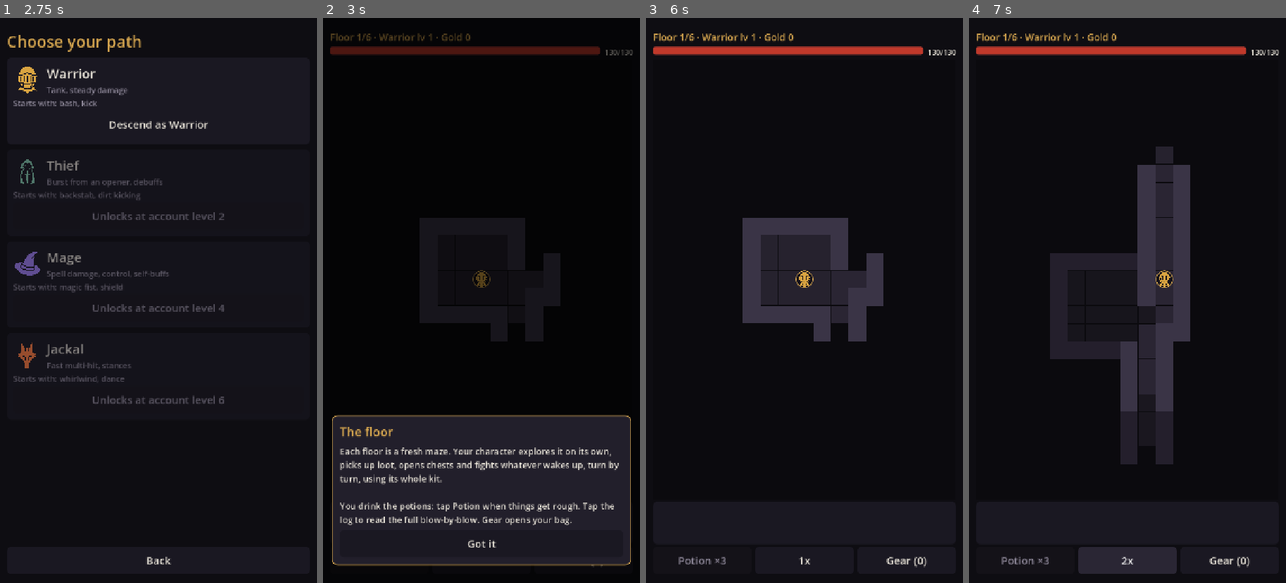
Above: before the commit, frames 1-4 (left to right).
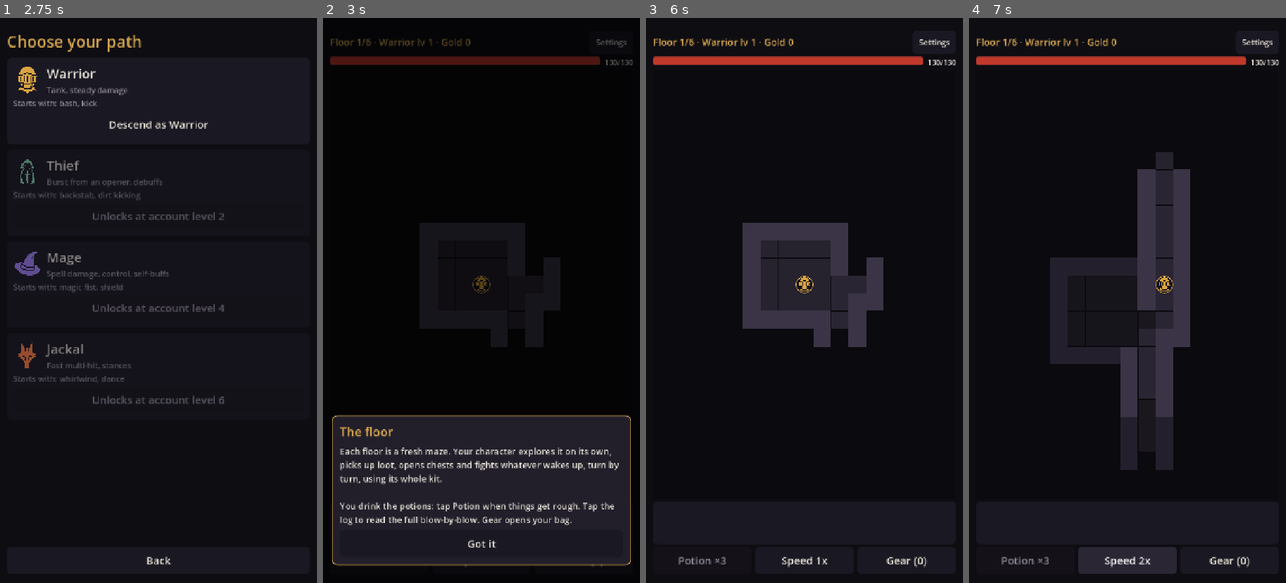
Above: after the commit, the same moments.

Repository: Dionyz/downward-spiral
Game: Godot game, scene res://game/scenes/title.tscn
The game is run twice, just before and just after one commit, with the same random seed, the same clock (stepped at 60 frames per second) and the same inputs.
Inputs (mouse positions are in pixels of both pictures, inside the frame that each line leads up to):
- Up to frame 1 (2.75 s): click "New Run" at 0.5 s; click "Descend as Warrior" at 1.25 s; click "Got it" at 2 s
- Up to frame 2 (3 s): click "Descend as Warrior" at 2.75 s
- Up to frame 3 (6 s): click (934, 40) at 3.5 s, where only the run after the commit has a clickable "Settings"; click "1x" (after the commit: "Speed 1x") at 4.25 s; click "Gear (0)" at 5 s; click "Got it" at 5.75 s
- Up to frame 4 (7 s): click "1x" (after the commit: "Speed 1x") at 6.5 s

Frame 1 is identical in both runs. In frame 2, 3.4% of the frame differs, in the area x 2-98%, y 2-98%; in frame 3, 4.7%; in frame 4, 4.9%.

Commit message:
Settings in-run, speed label, 1x at low HP, charge animation fix, less regen, compact gear stats, live boon numbers
Co-Authored-By: Claude Opus 5.5 <noreply@anthropic.com>
Claude-Session: https://claude.ai/code/session_01AsmWRjk6giXVQVcH74xW3C

Diff:
--- a/game/core/run_state.gd
+++ b/game/core/run_state.gd
@@ -497,6 +497,29 @@
 	return boons.count(id)
 
 
+## Boon text with live numbers for this character ({zap}, {poison}, ... in boons.json).
+func boon_desc(id: String) -> String:
+	var t := str(data.boons.get(id, {}).get("desc", ""))
+	if not t.contains("{"):
+		return t
+	var p: Combatant = world.player if world != null and world.player != null else make_player()
+	var ml := p.mud_level
+	var foe_hp := 0
+	if world != null:
+		for m in world.monsters:
+			foe_hp = maxi(foe_hp, int(m["c"].max_hp)) if not m["boss"] and not m["elite"] else foe_hp
+	return t.format({
+		"zap": "%d-%d" % [3, 6 + ml],
+		"poison": str(maxi(2, DSStats.idiv(ml, 4))),
+		"boom": str(maxi(1, DSStats.idiv(foe_hp * 20, 100))),
+		"kill_heal": str(DSStats.idiv(p.max_hp * 8, 100)),
+		"regen": str(maxi(1, DSStats.idiv(p.max_hp, 100))),
+		"thorns": str(maxi(1, DSStats.idiv(ml, 5))),
+		"half": str(DSStats.idiv(p.max_hp, 2)),
+		"thick": str(DSStats.idiv(p.max_hp, 10)),
+	})
+
+
 func boon_max(id: String) -> int:
 	return int(data.boons.get(id, {}).get("max", 1))
 
--- a/game/data/balance.json
+++ b/game/data/balance.json
@@ -96,7 +96,7 @@
   "monsters_per_floor": 1.5,
   "sight": 7,
   "combat_radius": 9,
-  "regen_every": 3,
+  "regen_every": 15,
   "shrine2_pct": 40
  },
  "ability_range": {
--- a/game/data/boons.json
+++ b/game/data/boons.json
@@ -1,5 +1,5 @@
 {
- "_note": "Boons change how fights work. `refs` names the ab …(261 unchanged characters)… , skill_bonus, run (read by DSRunState).",
+ "_note": "Boons change how fights work. `refs` names the ab …(261 unchanged characters)… , skill_bonus, run (read by DSRunState). desc may hold {tokens} filled in with live numbers by DSRunState.boon_desc().",
  "boons": {
   "concussive_bash": {
    "name": "Concussive Bash",
@@ -248,7 +248,7 @@
   },
   "thick_blood": {
    "name": "Thick Blood",
-   "desc": "+10% max HP.",
+   "desc": "+10% max HP (+{thick} HP).",
    "lines": [],
    "refs": [
     "hp"
@@ -322,7 +322,7 @@
   },
   "spiked_hide": {
    "name": "Spiked Hide",
-   "desc": "Enemies that hit you in melee take damage back.",
+   "desc": "Enemies that hit you in melee take {thorns} damage back.",
    "lines": [],
    "refs": [
     "damage"
@@ -457,7 +457,7 @@
   },
   "bloodlust": {
    "name": "Bloodlust",
-   "desc": "Every kill heals 8% of your max HP.",
+   "desc": "Every kill heals 8% of your max HP ({kill_heal} HP).",
    "lines": [],
    "refs": [
     "hp"
@@ -499,7 +499,7 @@
   },
   "static_charge": {
    "name": "Static Charge",
-   "desc": "Your hits have a 15% chance to zap a nearby enemy with lightning.",
+   "desc": "Your hits have a 15% chance to zap a nearby enemy for {zap} lightning damage.",
    "lines": [],
    "refs": [
     "damage"
@@ -527,7 +527,7 @@
   },
   "rot_touch": {
    "name": "Rot Touch",
-   "desc": "Your hits have a 15% chance to poison the target.",
+   "desc": "Your hits have a 15% chance to poison the target: {poison} damage a turn for 3 turns.",
    "lines": [],
    "refs": [
     "damage"
@@ -541,7 +541,7 @@
   },
   "volatile": {
    "name": "Volatile",
-   "desc": "Slain enemies explode, dealing 20% of their max HP to enemies next to you.",
+   "desc": "Slain enemies explode, dealing 20% of their max HP to enemies next to you (about {boom} against foes like these).",
    "lines": [],
    "refs": [
     "damage"
@@ -599,7 +599,7 @@
   },
   "troll_blood": {
    "name": "Troll Blood",
-   "desc": "Regenerate 1% of your max HP every turn.",
+   "desc": "Regenerate 1% of your max HP every turn ({regen} HP).",
    "lines": [],
    "refs": [
     "hp"
@@ -613,7 +613,7 @@
   },
   "second_life": {
    "name": "Second Life",
-   "desc": "Once per run, a killing blow leaves you at half HP instead.",
+   "desc": "Once per run, a killing blow leaves you at half HP ({half} HP) instead.",
    "lines": [],
    "refs": [
     "hp"
--- a/game/scenes/dungeon.gd
+++ b/game/scenes/dungeon.gd
@@ -33,8 +33,15 @@
 	run = Game.run
 	var v := UI.screen(self)
 	v.add_theme_constant_override("separation", 6)
+	var top := HBoxContainer.new()
 	header = UI.label("", 22, UI.ACCENT, false)
-	v.add_child(header)
+	header.size_flags_horizontal = Control.SIZE_EXPAND_FILL
+	header.clip_text = true
+	top.add_child(header)
+	var set_btn := UI.button("Settings", _open_settings, 44)
+	set_btn.add_theme_font_size_override("font_size", 18)
+	top.add_child(set_btn)
+	v.add_child(top)
 	var bars := HBoxContainer.new()
 	bars.add_theme_constant_override("separation", 10)
 	var bv := VBoxContainer.new()
@@ -146,12 +153,13 @@
 	if Game.autoplay != "" and run.inventory.size() != bag:
 		DSAutopilot.equip_best(run)
 	grid.set_move_time(_turn_time() * 0.9)
+	grid.sync_tokens()      # move first, so hits animate from where everyone ends up
 	_play(evs)
-	grid.sync_tokens()
 	grid.redraw()
 	_refresh()
 	if run.floor_num != floor_before:
 		grid.setup(run)
+	_check_low_hp()
 	if run.phase == "explore":
 		if _shots_left > 0 and run.world.turn % 40 == 0:
 			_shot("f%d_t%d" % [run.floor_num, run.world.turn], func(): timer.start(_turn_time()))
@@ -244,11 +252,12 @@
 	mana_bar.value = p.mana
 	hp_label.text = "%d/%d" % [maxi(0, p.hp), p.max_hp]
 	pot_hp.text = "Potion ×%d" % int(run.potions.get("hp", 0))
+	pot_hp.add_theme_color_override("font_color", UI.WARN if p.hp_pct() < 30.0 and not pot_hp.disabled else UI.TEXT)
 	pot_hp.disabled = int(run.potions.get("hp", 0)) <= 0 or p.hp >= p.max_hp
 	pot_mp.visible = p.max_mana > 0
 	pot_mp.text = "Mana ×%d" % int(run.potions.get("mp", 0))
 	pot_mp.disabled = int(run.potions.get("mp", 0)) <= 0 or p.mana >= p.max_mana
-	speed_btn.text = "%dx" % int(Game.speed)
+	speed_btn.text = "Speed %dx" % int(Game.speed)
 	gear_btn.text = "Gear (%d)" % run.inventory.size()
 	for c in log_strip.get_children():
 		c.queue_free()
@@ -392,7 +401,7 @@
 		var rk := UI.label(("Rank %d of %d" % [have + 1, mx]) + ("  (stacks)" if have == 0 else "  (upgrade)"), 16, Color("#7fc8a9"))
 		rk.mouse_filter = Control.MOUSE_FILTER_IGNORE
 		col.add_child(rk)
-	var d := UI.label(str(b.get("desc", "")), 19)
+	var d := UI.label(run.boon_desc(id), 19)
 	d.mouse_filter = Control.MOUSE_FILTER_IGNORE
 	col.add_child(d)
 	return btn
@@ -513,6 +522,74 @@
 	Game.save_run()
 
 
+## Dropping under 30% HP slows the game to 1x once, so there's time to reach for a potion.
+## It re-arms when HP climbs back above 50%.
+var _low_hp_armed := true
+
+
+func _check_low_hp() -> void:
+	if run.world == null or Game.autoplay != "":
+		return
+	var pct := run.world.player.hp_pct()
+	if pct >= 50.0:
+		_low_hp_armed = true
+	elif pct < 30.0 and _low_hp_armed and run.world.player.is_alive():
+		_low_hp_armed = false
+		if Game.speed > 1.0:
+			Game.speed = 1.0
+			_recent.append(["Low health! Slowed to 1x.", "#ff7a3d"])
+			grid.float_text(run.world.player.name, "LOW HP", UI.WARN, 20)
+			_refresh()
+
+
+## In-run settings: volume, and a way back to the title (the run is saved).
+func _open_settings() -> void:
+	_paused = true
+	timer.stop()
+	var layer := Control.new()
+	layer.set_anchors_preset(Control.PRESET_FULL_RECT)
+	layer.z_index = 90
+	add_child(layer)
+	var dim := ColorRect.new()
+	dim.color = Color(0, 0, 0, 0.7)
+	dim.set_anchors_preset(Control.PRESET_FULL_RECT)
+	dim.mouse_filter = Control.MOUSE_FILTER_STOP
+	layer.add_child(dim)
+	var m := MarginContainer.new()
+	m.set_anchors_preset(Control.PRESET_FULL_RECT)
+	for side in ["left", "right"]:
+		m.add_theme_constant_override("margin_" + side, 32)
+	layer.add_child(m)
+	var col := VBoxContainer.new()
+	col.alignment = BoxContainer.ALIGNMENT_CENTER
+	m.add_child(col)
+	var card := PanelContainer.new()
+	col.add_child(card)
+	var v := VBoxContainer.new()
+	v.add_theme_constant_override("separation", 14)
+	card.add_child(v)
+	v.add_child(UI.label("Settings", 30, UI.ACCENT))
+	v.add_child(UI.label("Sound volume", 20, UI.DIM))
+	var vol := HSlider.new()
+	vol.min_value = 0.0
+	vol.max_value = 1.0
+	vol.step = 0.05
+	vol.value = float(Game.settings.get("sfx_volume", 0.8))
+	vol.custom_minimum_size = Vector2(0, 48)
+	vol.value_changed.connect(func(x):
+		Game.settings["sfx_volume"] = x
+		Game.save_settings()
+		Game.sfx("hit"))
+	v.add_child(vol)
+	v.add_child(UI.button("Resume", func():
+		layer.queue_free()
+		_paused = false
+		_resume(), 60))
+	v.add_child(UI.button("Save and quit to title", func():
+		Game.save_run()
+		Game.goto("title"), 56))
+
+
 func _toggle_speed() -> void:
 	Game.speed = 1.0 if Game.speed >= 4.0 else Game.speed * 2.0
 	if Game.autoplay == "":
--- a/game/scenes/gear.gd
+++ b/game/scenes/gear.gd
@@ -60,7 +60,7 @@
 func _refresh() -> void:
 	var p := run.make_player()
 	var w = run.items.get("weapon")
-	var dmg := "%d-%d" % [int(w.get("min", 0)), int(w.get("max", 0))] if w != null else "-"
+	var dmg := "%s avg" % Cards._num((int(w.get("min", 0)) + int(w.get("max", 0))) / 2.0) if w != null else "-"
 	summary.text = "HP %d · Weapon %s · Armor %d · Damroll %d · %d boons" % [p.max_hp, dmg, -p.ac, p.damroll, run.boons.size()]
 	bag_label.text = "Bag %d/%d" % [run.inventory.size(), DSRunState.INVENTORY_MAX]
 	for c in equipped_box.get_children():
@@ -82,8 +82,7 @@
 		nm.size_flags_horizontal = Control.SIZE_EXPAND_FILL
 		row.add_child(nm)
 		cv.add_child(row)
-		for line in Cards.compare_lines(run.data, eq, null):
-			cv.add_child(UI.label(line["text"], 18, line["color"]))
+		cv.add_child(Cards.stat_flow(Cards.compare_lines(run.data, eq, null), 18))
 	equipped_box.add_child(card)
 	var items := run.inventory_for(slot)
 	if items.is_empty():
@@ -107,14 +106,15 @@
 	head.add_child(nm)
 	var delta := DSLoot.power(it) - (0 if eq == null else DSLoot.power(eq))
 	head.add_child(UI.label(("+%d" % delta) if delta >= 0 else str(delta), 20, Color("#5fd35f") if delta >= 0 else Color("#ff8c7a"), false))
-	v.add_child(head)
-	v.add_child(UI.label("%s %s · item level %d" % [str(it.get("rarity", "")).capitalize(), slot, int(it.get("ilvl", 1))], 15, UI.DIM))
-	for line in Cards.compare_lines(run.data, it, eq):
-		v.add_child(UI.label(line["text"], 17, line["color"]))
-	v.add_child(UI.button("Equip", func():
+	var eb := UI.button("Equip", func():
 		run.equip_from_inventory(idx)
 		run.messages.clear()
 		Game.save_run()
 		_refresh()
-	, 52))
+	, 48)
+	eb.custom_minimum_size.x = 110
+	head.add_child(eb)
+	v.add_child(head)
+	v.add_child(UI.label("%s · ilvl %d" % [str(it.get("rarity", "")).capitalize(), int(it.get("ilvl", 1))], 15, UI.DIM))
+	v.add_child(Cards.stat_flow(Cards.compare_lines(run.data, it, eq)))
 	return card
--- a/game/ui/cards.gd
+++ b/game/ui/cards.gd
@@ -76,56 +76,84 @@
 	return card
 
 
-## Numbers that matter on an item, as {label: value}, for side-by-side comparison.
-static func item_stats(it) -> Dictionary:
-	var s := {}
+## Numbers that matter on an item, in display order: [[short label, value]].
+## Weapons lead with average damage (what you actually feel), then the range.
+static func item_stats(it) -> Array:
+	var s: Array = []
 	if it == null:
 		return s
 	if it.get("slot") == "weapon":
-		s["Min damage"] = int(it.get("min", 0))
-		s["Max damage"] = int(it.get("max", 0))
+		s.append(["Avg dmg", (int(it.get("min", 0)) + int(it.get("max", 0))) / 2.0])
 	if int(it.get("ac", 0)) != 0:
-		s["Armor (AC)"] = -int(it.get("ac", 0))
+		s.append(["Armor", -int(it.get("ac", 0))])
 	if int(it.get("damroll", 0)) != 0:
-		s["Damroll"] = int(it.get("damroll", 0))
+		s.append(["Damroll", int(it.get("damroll", 0))])
 	if int(it.get("hp", 0)) != 0:
-		s["HP"] = int(it.get("hp", 0))
+		s.append(["HP", int(it.get("hp", 0))])
 	if int(it.get("mana", 0)) != 0:
-		s["Mana"] = int(it.get("mana", 0))
+		s.append(["Mana", int(it.get("mana", 0))])
 	var sb: Dictionary = it.get("skill_bonus", {})
 	for k in sb.keys():
-		s[str(k).capitalize()] = int(sb[k])
+		s.append([str(k).capitalize(), int(sb[k])])
 	return s
 
 
-## Stat-by-stat comparison of `it` against what's equipped: [{text, color}].
-## Green = better than equipped, red = worse, plain = same or new.
+static func _num(v) -> String:
+	if typeof(v) == TYPE_FLOAT and v != floorf(v):
+		return "%.1f" % v
+	return str(int(v))
+
+
+## Compact stat chips for `it`, compared with what's equipped: [{text, color}].
+## Green = better than equipped, red = worse, plain = same (or nothing to compare).
 static func compare_lines(data: DSData, it: Dictionary, equipped) -> Array:
 	var a := item_stats(it)
-	var b := item_stats(equipped)
-	var keys: Array = a.keys()
-	for k in b.keys():
-		if not keys.has(k):
-			keys.append(k)
+	var b := {}
+	for e in item_stats(equipped):
+		b[e[0]] = e[1]
+	var seen := {}
 	var out: Array = []
-	for k in keys:
-		var va := int(a.get(k, 0))
-		var vb := int(b.get(k, 0))
+	for e in a:
+		var k: String = e[0]
+		seen[k] = true
+		var va: float = float(e[1])
+		var vb: float = float(b.get(k, 0))
 		var diff := va - vb
 		var col := UI.TEXT
 		var tail := ""
-		if equipped != null and diff != 0:
+		if equipped != null and absf(diff) > 0.01:
 			col = Color("#5fd35f") if diff > 0 else Color("#ff8c7a")
-			tail = "  (%s%d)" % ["+" if diff > 0 else "", diff]
-		out.append({"text": "%s %d%s" % [k, va, tail], "color": col})
+			tail = " (%s%s)" % ["+" if diff > 0 else "", _num(diff)]
+		var text := "%s %s%s" % [k, _num(e[1]), tail]
+		if k == "Avg dmg":
+			text += "  [%d-%d]" % [int(it.get("min", 0)), int(it.get("max", 0))]
+		out.append({"text": text, "color": col})
+	for k in b.keys():
+		if not seen.has(k):
+			out.append({"text": "%s -%s" % [k, _num(b[k])], "color": Color("#ff8c7a")})
 	for f in it.get("flags", []):
 		var had: bool = equipped != null and equipped.get("flags", []).has(f)
 		out.append({"text": str(f).capitalize(), "color": UI.TEXT if had else Color("#5fd35f")})
 	if equipped != null:
 		for f in equipped.get("flags", []):
 			if not it.get("flags", []).has(f):
-				out.append({"text": "loses %s" % str(f).capitalize(), "color": Color("#ff8c7a")})
+				out.append({"text": "no %s" % str(f).capitalize(), "color": Color("#ff8c7a")})
 	if it.has("passive"):
 		var lp: Dictionary = data.items.get("legendary_passives", {}).get(it["passive"], {})
-		out.append({"text": "★ %s: %s" % [lp.get("name", it["passive"]), lp.get("desc", "")], "color": Color("#ff9a2e")})
+		out.append({"text": "★ %s: %s" % [lp.get("name", it["passive"]), lp.get("desc", "")], "color": Color("#ff9a2e"), "wide": true})
 	return out
+
+
+## Lay stat chips out several per line, wrapping when they don't fit.
+static func stat_flow(lines: Array, size: int = 17) -> Control:
+	var box := VBoxContainer.new()
+	var flow := HFlowContainer.new()
+	flow.add_theme_constant_override("h_separation", 18)
+	flow.add_theme_constant_override("v_separation", 2)
+	box.add_child(flow)
+	for line in lines:
+		if line.get("wide", false):
+			box.add_child(UI.label(line["text"], size, line["color"]))
+		else:
+			flow.add_child(UI.label(line["text"], size, line["color"], false))
+	return box
--- a/game/ui/grid_view.gd
+++ b/game/ui/grid_view.gd
@@ -17,6 +17,12 @@
 var fx_layer: Control
 var _move_time := 0.2
 var _cam_tween: Tween
+var _fading := {}                # tokens on their way out: name -> token
+
+
+## A live or fading token by name, or {}.
+func _tok(nm: String) -> Dictionary:
+	return tokens.get(nm, _fading.get(nm, {}))
 
 
 func _ready() -> void:
@@ -88,9 +94,15 @@
 # --- tokens ---------------------------------------------------------------
 
 func _make_token(nm: String, icon_name: String, col: Color, ring: Color) -> Dictionary:
+	# `node` moves between tiles; `body` (inside it) does the lunges, so the two never fight.
 	var node := Control.new()
 	node.size = Vector2(tile, tile)
 	node.z_index = 3
+	node.mouse_filter = Control.MOUSE_FILTER_IGNORE
+	var body := Control.new()
+	body.size = Vector2(tile, tile)
+	body.mouse_filter = Control.MOUSE_FILTER_IGNORE
+	node.add_child(body)
 	var bg := Panel.new()
 	var st := StyleBoxFlat.new()
 	st.bg_color = Color("#14121a")
@@ -99,18 +111,20 @@
 	st.set_corner_radius_all(int(tile / 2))
 	bg.add_theme_stylebox_override("panel", st)
 	bg.size = Vector2(tile, tile)
-	node.add_child(bg)
+	bg.mouse_filter = Control.MOUSE_FILTER_IGNORE
+	body.add_child(bg)
 	var ic := UI.icon(icon_name, int(tile) - 4, col)
 	ic.size = Vector2(tile - 4, tile - 4)
 	ic.position = Vector2(2, 2)
-	node.add_child(ic)
+	ic.mouse_filter = Control.MOUSE_FILTER_IGNORE
+	body.add_child(ic)
 	var bar := ColorRect.new()
 	bar.color = Color("#c0392b")
 	bar.size = Vector2(tile, 3)
 	bar.position = Vector2(0, tile - 1)
-	node.add_child(bar)
+	body.add_child(bar)
 	content.add_child(node)
-	return {"node": node, "icon": ic, "bar": bar, "color": col}
+	return {"node": node, "body": body, "icon": ic, "bar": bar, "color": col, "target": node.position, "tw": null}
 
 
 ## Create/remove tokens to match who is alive and visible; snap or glide to positions.
@@ -131,8 +145,16 @@
 		want[m["c"].name] = {"pos": m["pos"], "icon": "mon_" + m["id"], "col": col, "ring": ring, "c": m["c"]}
 	for k in tokens.keys():
 		if not want.has(k):
-			tokens[k]["node"].queue_free()
+			# Fade out (dead or out of sight) but keep it findable for this turn's hit effects.
+			var gone: Dictionary = tokens[k]
 			tokens.erase(k)
+			_fading[k] = gone
+			var tw := create_tween()
+			tw.tween_property(gone["node"], "modulate:a", 0.0, 0.45).set_delay(0.15)
+			tw.tween_callback(func():
+				if _fading.get(k) == gone:
+					_fading.erase(k)
+				gone["node"].queue_free())
 	for k in want.keys():
 		var wv: Dictionary = want[k]
 		if not tokens.has(k) or tokens[k]["node"].size.x != tile:
@@ -147,11 +169,17 @@
 		t["bar"].size.x = tile * clampf(float(c.hp) / float(maxi(1, c.max_hp)), 0.0, 1.0)
 		t["bar"].visible = c.hp < c.max_hp
 		var target := cell_center(wv["pos"]) - Vector2(tile, tile) / 2.0
-		if snap or t["node"].position.distance_to(target) > tile * 3.0:
+		if t["tw"] != null and t["tw"].is_valid() and t["target"] != target:
+			t["tw"].kill()
+		if snap or t["node"].position.distance_to(target) > tile * 8.0:
 			t["node"].position = target
-		elif t["node"].position != target:
+		elif t["target"] != target or t["node"].position != target:
+			# Long moves (charge) glide a little slower so you can follow them.
+			var dur := _move_time * clampf(t["node"].position.distance_to(target) / tile, 1.0, 2.0)
 			var tw := create_tween()
-			tw.tween_property(t["node"], "position", target, _move_time)
+			tw.tween_property(t["node"], "position", target, dur)
+			t["tw"] = tw
+		t["target"] = target
 	_camera(snap)
 
 
@@ -162,24 +190,25 @@
 # --- effects ----------------------------------------------------------------
 
 func flash(nm: String, col: Color) -> void:
-	if not tokens.has(nm):
-		return
-	var ic: TextureRect = tokens[nm]["icon"]
-	var base: Color = tokens[nm]["color"]
+	var t := _tok(nm)
+	if t.is_empty():
+		return
+	var ic: TextureRect = t["icon"]
+	var base: Color = t["color"]
 	var tw := create_tween()
 	tw.tween_property(ic, "modulate", col, 0.05)
 	tw.tween_property(ic, "modulate", base, 0.2)
 
 
 func float_text(nm: String, text: String, col: Color, fsize: int = 18) -> void:
-	if not tokens.has(nm):
-		return
-	var node: Control = tokens[nm]["node"]
+	var t := _tok(nm)
+	if t.is_empty():
+		return
 	var l := UI.label(text, fsize, col, false)
 	l.add_theme_color_override("font_outline_color", Color.BLACK)
 	l.add_theme_constant_override("outline_size", 5)
 	fx_layer.add_child(l)
-	l.position = node.position + Vector2(tile * 0.1 + randf_range(-6, 6), -tile * 0.4)
+	l.position = t["target"] + Vector2(tile * 0.1 + randf_range(-6, 6), -tile * 0.4)
 	var tw := create_tween().set_parallel(true)
 	tw.tween_property(l, "position:y", l.position.y - tile * 1.6, 0.8).set_ease(Tween.EASE_OUT)
 	tw.tween_property(l, "modulate:a", 0.0, 0.8).set_delay(0.3)
@@ -187,15 +216,18 @@
 
 
 func lunge(src: String, dst: String) -> void:
-	if not tokens.has(src) or not tokens.has(dst) or src == dst:
-		return
-	var a: Control = tokens[src]["node"]
-	var b: Control = tokens[dst]["node"]
-	var home := a.position
-	var dir := (b.position - a.position).normalized() * tile * 0.3
+	var a := _tok(src)
+	var b := _tok(dst)
+	if a.is_empty() or b.is_empty() or src == dst:
+		return
+	var body: Control = a["body"]
+	var dir: Vector2 = (b["target"] - a["target"])
+	if dir.length() > tile * 1.5:
+		return   # ranged: no lunge across the room
+	dir = dir.normalized() * tile * 0.3
 	var tw := create_tween()
-	tw.tween_property(a, "position", home + dir, 0.05)
-	tw.tween_property(a, "position", home, 0.1)
+	tw.tween_property(body, "position", dir, 0.05)
+	tw.tween_property(body, "position", Vector2.ZERO, 0.1)
 
 
 func shake(amount: float) -> void:
Not shown, changed: DECISIONS.md
